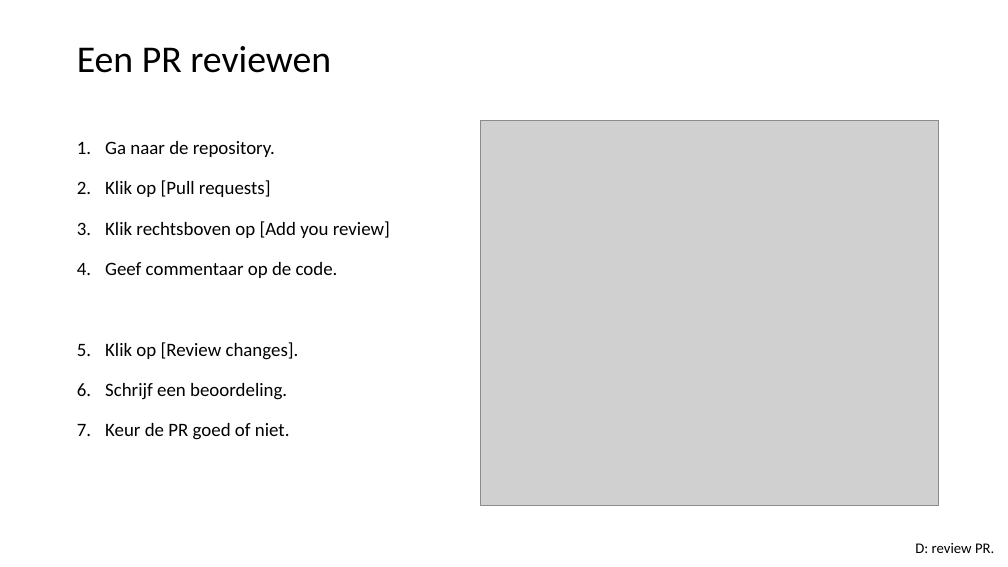
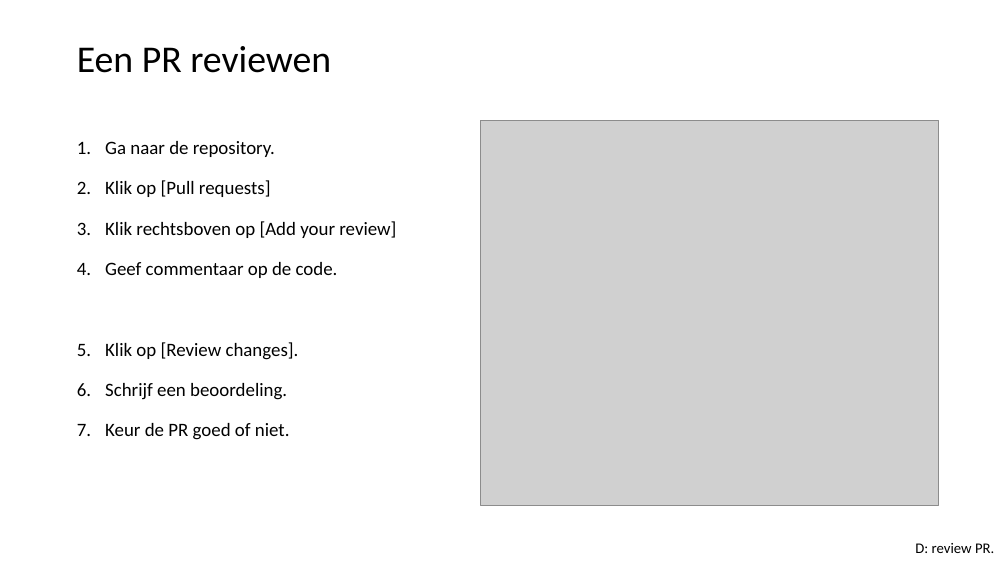
Before and after one commit to LFKoning/knowledge-sharing, a slide deck: slide 27 of git_course/2_collaboration/git_collaboration.pptx. Drawn at 1008x567 pixels with LibreOffice and Linux fonts; fonts in the diff are those of the drawing; grey boxes stand for pictures. Boxes give left, top, right and bottom in pixels: in the first picture for what was removed or moved away, otherwise in the second. Text is boxed around its words. In the diff, an @@ line names an element or a change of style, - is before the commit and + after.

```diff
--- a/git_course/2_collaboration/git_collaboration.pptx
+++ b/git_course/2_collaboration/git_collaboration.pptx
@@ text at bbox=[105, 221, 396, 238]: text changed @@
-3. Klik rechtsboven op [Add you review]
+3. Klik rechtsboven op [Add your review]
```
Also in this commit, not shown: 2 other slides changed, 2 other files.
